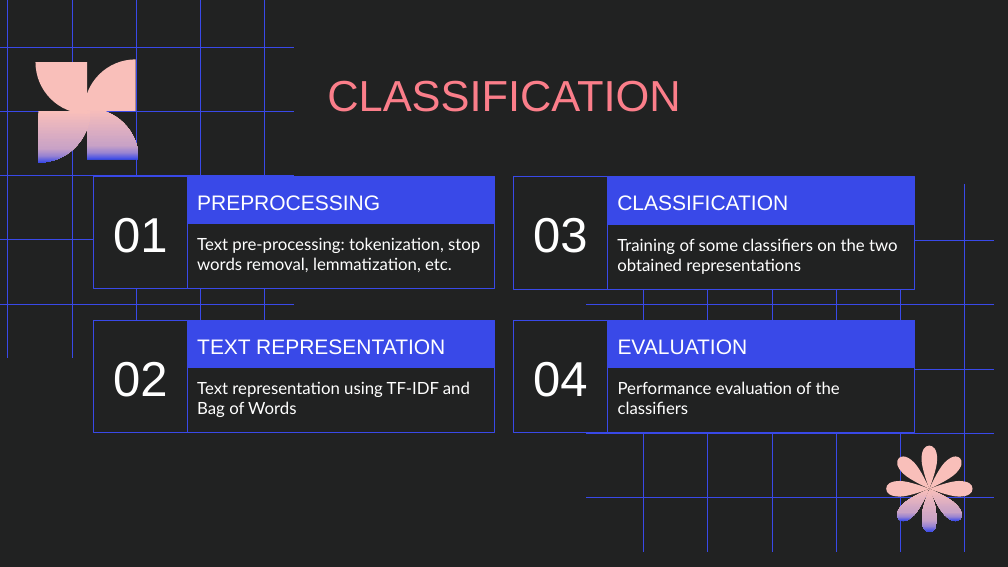
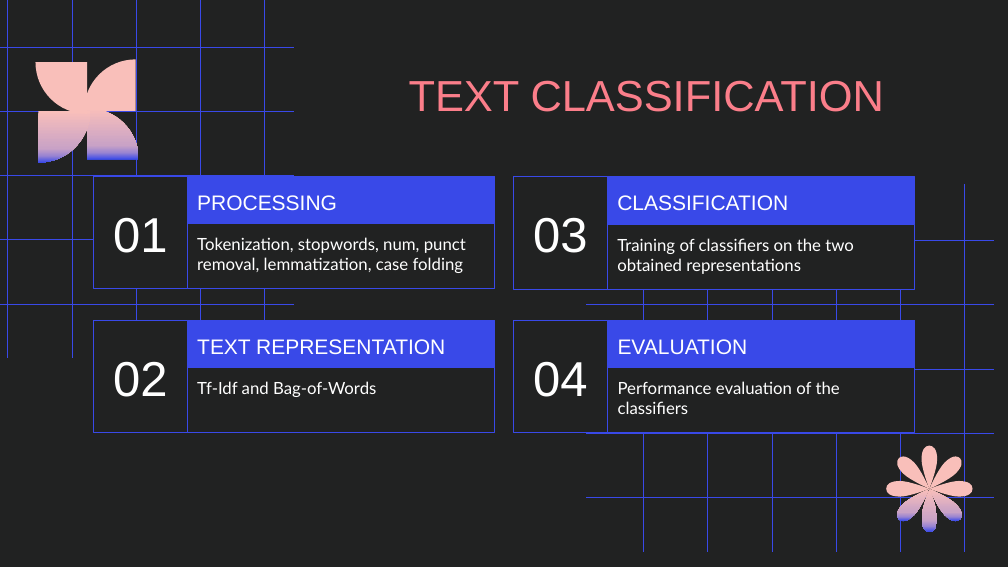
Before and after one commit to Blowdire/TextMiningProject, a slide deck: slide 8 of slideshow/TextMining-Slideshow.pptx (slide 9 before the commit). Drawn at 1008x567 pixels with LibreOffice and Linux fonts; fonts in the diff are those of the drawing. Boxes give left, top, right and bottom in pixels: in the first picture for what was removed or moved away, otherwise in the second. Text is boxed around its words. In the diff, an @@ line names an element or a change of style, - is before the commit and + after.

```diff
--- a/slideshow/TextMining-Slideshow.pptx
+++ b/slideshow/TextMining-Slideshow.pptx
@@ title at [409,80,884,112]: text changed @@
-CLASSIFICATION
+TEXT CLASSIFICATION
@@ subtitle at [197,195,337,210]: text changed @@
-PREPROCESSING
+PROCESSING
@@ subtitle at [197,237,466,273]: text changed @@
-Text pre-processing: tokenization, stop words removal, lemmatization, etc.
+Tokenization, stopwords, num, punct removal, lemmatization, case folding
@@ subtitle at [617,238,854,274]: text changed @@
-Training of some classifiers on the two obtained representations
+Training of classifiers on the two obtained representations
@@ subtitle at [197,381,376,397]: text changed @@
-Text representation using TF-IDF and Bag of Words
+Tf-Idf and Bag-of-Words
```
Also in this commit, not shown: 24 other slides changed, 5 slides removed, 8 other files.
